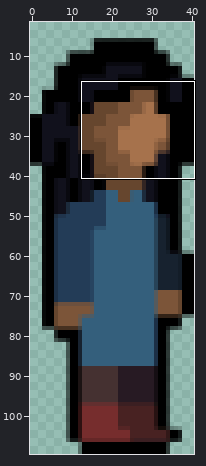
One commit to this sprite sheet: assets/player/Sarah Walking New1.png. Above: a wide view before the commit, with the close-up outlined.
Close-up. The starting point:
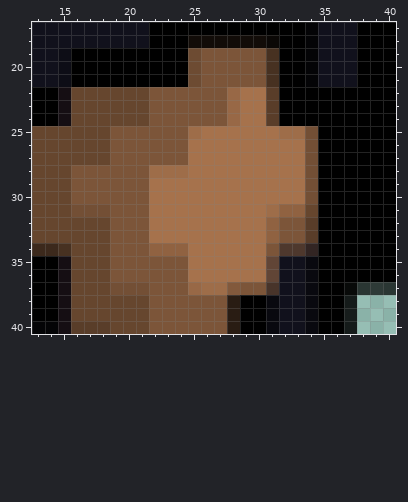
The file is 41x110 pixels. Colours within 5 levels of each other are drawn and written as one. Shown: x 13..40, y 17..40. The wide view leaves out empty margins.
And afterwards:
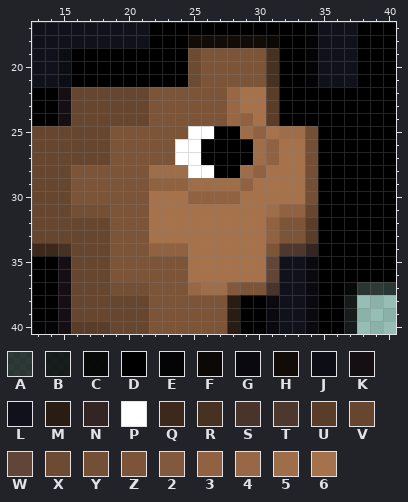
Palette (. is transparent): A #000000b1  B #000000d8  C #000000f2  D #000000  E #040406  F #0b0806  G #09090f  H #120c08  J #0d0d16  K #150e13  L #11111c  M #291c13  N #322523  P #ffffff  Q #3c291c  R #473121  S #48342a  T #4e382d  U #593d29  V #66462e  W #614536  X #6d4b32  Y #734f35  Z #7c5539  2 #82593c  3 #906241  4 #986846  5 #9e6d49  6 #a6724c
Changes in this commit:
y 24: x 29 6 -> 3
y 25: x 25..30 566666 -> PPDD53
y 26..27: x 24..31 Z6666666 -> PPDDDD53
y 28: x 25..30 666666 -> PPDD53
y 29: x 22..29 66666666 -> 33355553
y 30: x 25..28 6666 -> 3333
